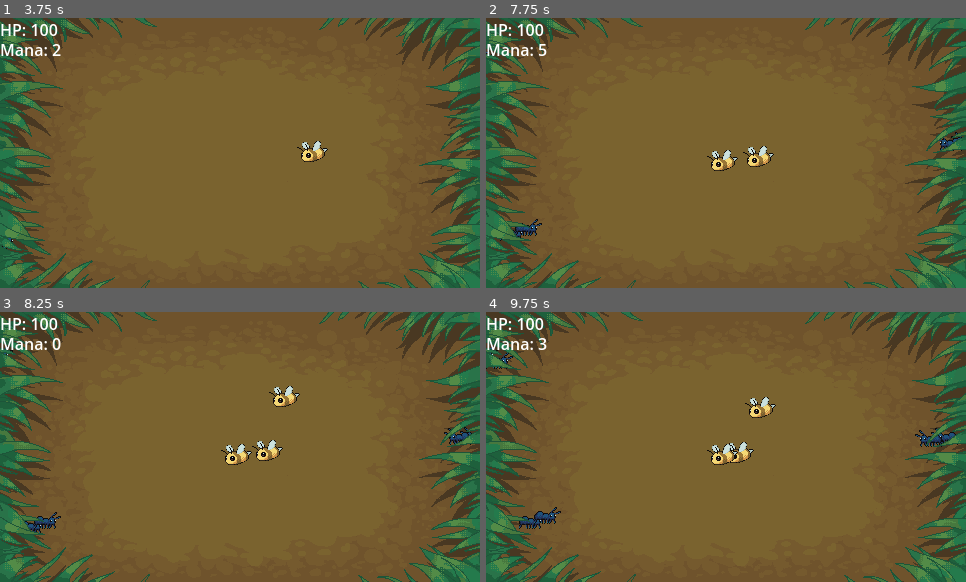
Above: before the commit, frames 1-4 (two rows, left to right).
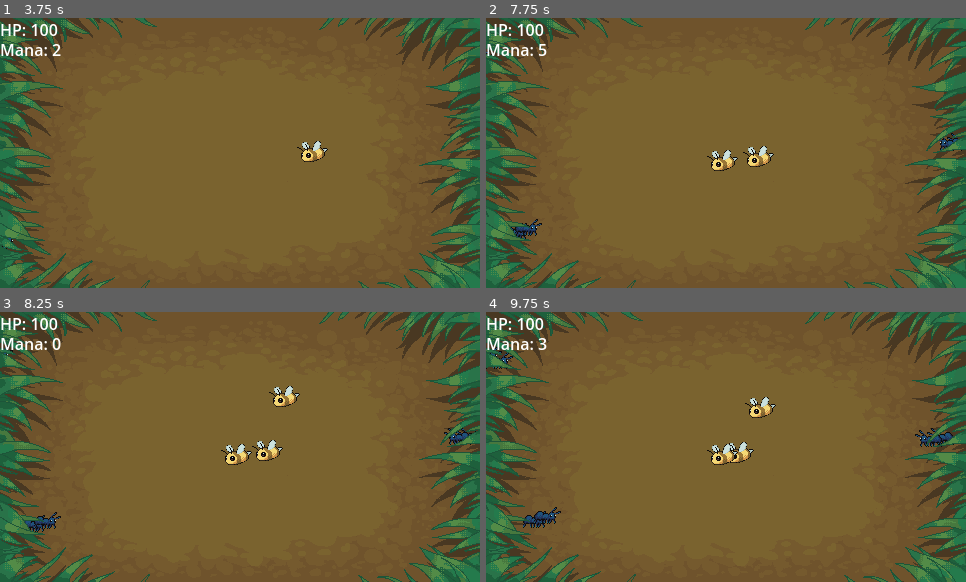
Above: after the commit, the same moments.

Repository: HarryLin349/WitchGame
Game: Godot game, scene res://overworld.tscn
Two runs of this game, one before a commit and one after it. Both use one fixed random seed, a clock stepped at 60 frames per second and the inputs below.
Inputs (mouse positions are in pixels of both pictures, inside the frame that each line leads up to):
- Up to frame 1 (3.75 s): tap Enter at 0.5 s; move the mouse to (345, 139) at 0.52 s; click (345, 139) at 0.67 s; move the mouse to (144, 166) at 1.27 s; click (144, 166) at 1.42 s; move the mouse to (288, 93) at 2.02 s; click (288, 93) at 2.17 s; move the mouse to (216, 207) at 2.77 s; click (216, 207) at 2.92 s; move the mouse to (384, 193) at 3.52 s; click (384, 193) at 3.67 s
- Up to frame 2 (7.75 s): move the mouse to (582, 112) at 4.27 s; click (582, 112) at 4.42 s; move the mouse to (750, 153) at 5.02 s; click (750, 153) at 5.17 s; move the mouse to (654, 85) at 5.77 s; click (654, 85) at 5.92 s; move the mouse to (831, 139) at 6.52 s; click (831, 139) at 6.67 s; move the mouse to (630, 166) at 7.27 s; click (630, 166) at 7.42 s
- Up to frame 3 (8.25 s): move the mouse to (288, 387) at 8.02 s; click (288, 387) at 8.17 s
- Up to frame 4 (9.75 s): move the mouse to (702, 501) at 8.77 s; click (702, 501) at 8.92 s; move the mouse to (870, 487) at 9.52 s; click (870, 487) at 9.67 s

Frame 1 is identical in both runs. In frame 2, less than 0.1% of the frame differs, in the area x 2-100%, y 42-83%; in frame 3, 0.1%; in frame 4, 0.3%, in the area x 0-99%, y 12-81%.

Commit message:
adjust ant spawn behaviour

Diff:
--- a/Game Logic/spawner.gd
+++ b/Game Logic/spawner.gd
@@ -4,8 +4,8 @@
 
 # Dictionary with creatures and their probabilities
 var enemy_dict = {
-	EnemyType.ANT: 70,  # 70% chance for ant
-	EnemyType.SLUG: 30  # 30% chance for slug
+	EnemyType.ANT: 70, # 70% chance for ant
+	EnemyType.SLUG: 30 # 30% chance for slug
 }
 
 func pick_random_enemy() -> int:
@@ -17,7 +17,7 @@
 		if random_value < accumulated_weight:
 			return enemy_type
 
-	return EnemyType.ANT  # Fallback, in case something goes wrong
+	return EnemyType.ANT # Fallback, in case something goes wrong
 
 
 @onready var antScene = preload("res://Enemies/ant.tscn")
@@ -49,11 +49,10 @@
 	var random_enemy = pick_random_enemy()
 	match random_enemy:
 		EnemyType.ANT:
-			var numAnts = 2 if randf() < 0.5 else 3
-			spawnEnemy(antScene.instantiate(), Vector2(spawnX, spawnY), 3, 0.8)
+			var numAnts = 1 if randf() < 0.5 else 2
+			spawnEnemy(antScene.instantiate(), Vector2(spawnX, spawnY), numAnts, 1.2)
 		EnemyType.SLUG:
 			spawnEnemy(slugScene.instantiate(), Vector2(spawnX, spawnY), 1, 0.8)
-
 
 
 	spawnEnemy(enemyInstance, Vector2(spawnX, spawnY), 1, 0.8)
--- a/Summons/Bee.gd
+++ b/Summons/Bee.gd
@@ -8,7 +8,7 @@
 	damage = 1
 	speed = 10
 	summonCost = 5
-	duration = 10.0  # Lasts for 5 seconds
+	duration = 10.0 # Lasts for 5 seconds
 	animated_sprite = $AnimatedSprite2D
 
 # Override movement behavior (optional)
